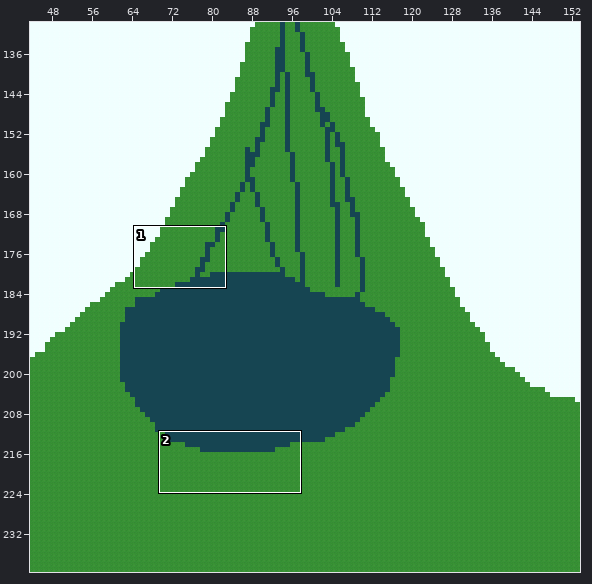
One commit to this Tiled map: maps/005-003-1.tmx. Above, an overview of the earlier version with the close-up marked.
Close-up. First the earlier version:
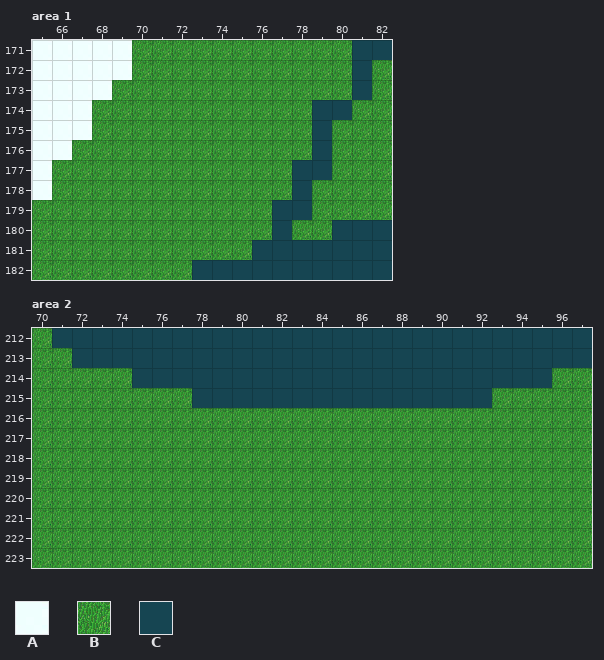
Cells are 32x32 px. Shown: area 1 x 65..82, y 171..182; area 2 x 70..97, y 212..223. The commit also changed other parts of the map, which this record leaves out. Not drawn, because the pictures are missing: unchanged layer "Collision".
Key: from "dev-blocks": A 2, B 3, C 4.
_ is an empty cell.
Layers that did not change in this view are not listed.
Layer "Ground1" before, area 1, first column x 65:
171 AAAAABBBBBBBBBBBCC
172 AAAAABBBBBBBBBBBCB
173 AAAABBBBBBBBBBBBCB
174 AAABBBBBBBBBBBCCBB
175 AAABBBBBBBBBBBCBBB
176 AABBBBBBBBBBBBCBBB
177 ABBBBBBBBBBBBCCBBB
178 ABBBBBBBBBBBBCBBBB
179 BBBBBBBBBBBBCCBBBB
180 BBBBBBBBBBBBCBBCCC
181 BBBBBBBBBBBCCCCCCC
182 BBBBBBBBCCCCCCCCCC
Layer "Ground1" before, area 2, first column x 70:
212 BCCCCCCCCCCCCCCCCCCCCCCCCCCC
213 BBCCCCCCCCCCCCCCCCCCCCCCCCCC
214 BBBBBCCCCCCCCCCCCCCCCCCCCCBB
215 BBBBBBBBCCCCCCCCCCCCCCCBBBBB
216 BBBBBBBBBBBBBBBBBBBBBBBBBBBB
217 BBBBBBBBBBBBBBBBBBBBBBBBBBBB
218 BBBBBBBBBBBBBBBBBBBBBBBBBBBB
219 BBBBBBBBBBBBBBBBBBBBBBBBBBBB
220 BBBBBBBBBBBBBBBBBBBBBBBBBBBB
221 BBBBBBBBBBBBBBBBBBBBBBBBBBBB
222 BBBBBBBBBBBBBBBBBBBBBBBBBBBB
223 BBBBBBBBBBBBBBBBBBBBBBBBBBBB
The same view after the edit:
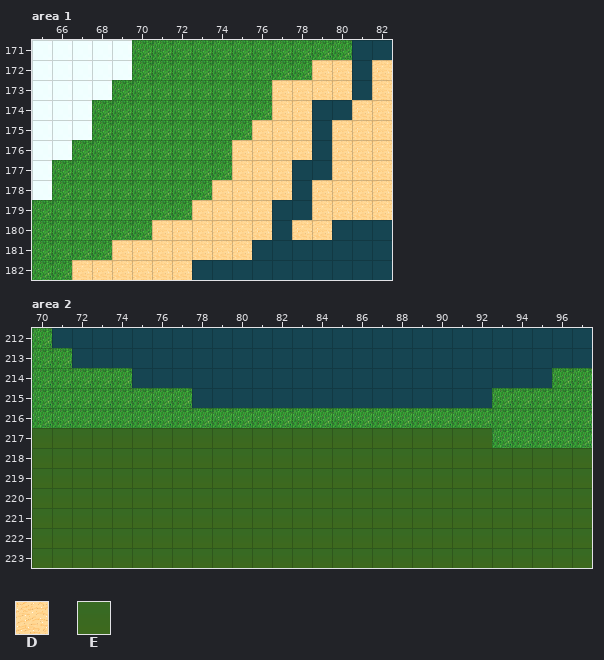
Further tiles: from "dev-blocks": D 1, E 7.
What changed:
{"where": "layer \"Ground1\", area 1"}
{"y":172,"x":79,"old":"BB","new":"DD"}
{"y":172,"x":82,"old":"B","new":"D"}
{"y":173,"x":77,"old":"BBBB","new":"DDDD"}
{"y":173,"x":82,"old":"B","new":"D"}
{"y":174,"x":77,"old":"BB","new":"DD"}
{"y":174,"x":81,"old":"BB","new":"DD"}
{"y":175,"x":76,"old":"BBB","new":"DDD"}
{"y":175,"x":80,"old":"BBB","new":"DDD"}
{"y":176,"x":75,"old":"BBBB","new":"DDDD"}
{"y":176,"x":80,"old":"BBB","new":"DDD"}
{"y":177,"x":75,"old":"BBB","new":"DDD"}
{"y":177,"x":80,"old":"BBB","new":"DDD"}
{"y":178,"x":74,"old":"BBBB","new":"DDDD"}
{"y":178,"x":79,"old":"BBBB","new":"DDDD"}
{"y":179,"x":73,"old":"BBBB","new":"DDDD"}
{"y":179,"x":79,"old":"BBBB","new":"DDDD"}
{"y":180,"x":71,"old":"BBBBBB","new":"DDDDDD"}
{"y":180,"x":78,"old":"BB","new":"DD"}
{"y":181,"x":69,"old":"BBBBBBB","new":"DDDDDDD"}
{"y":182,"x":67,"old":"BBBBBB","new":"DDDDDD"}
{"where": "layer \"Ground1\", area 2"}
{"y":217,"x":70,"old":"BBBBBBBBBBBBBBBBBBBBBBB","new":"EEEEEEEEEEEEEEEEEEEEEEE"}
{"y":218,"x":70,"old":"BBBBBBBBBBBBBBBBBBBBBBBBBBBB","new":"EEEEEEEEEEEEEEEEEEEEEEEEEEEE"}
{"y":219,"x":70,"old":"BBBBBBBBBBBBBBBBBBBBBBBBBBBB","new":"EEEEEEEEEEEEEEEEEEEEEEEEEEEE"}
{"y":220,"x":70,"old":"BBBBBBBBBBBBBBBBBBBBBBBBBBBB","new":"EEEEEEEEEEEEEEEEEEEEEEEEEEEE"}
{"y":221,"x":70,"old":"BBBBBBBBBBBBBBBBBBBBBBBBBBBB","new":"EEEEEEEEEEEEEEEEEEEEEEEEEEEE"}
{"y":222,"x":70,"old":"BBBBBBBBBBBBBBBBBBBBBBBBBBBB","new":"EEEEEEEEEEEEEEEEEEEEEEEEEEEE"}
{"y":223,"x":70,"old":"BBBBBBBBBBBBBBBBBBBBBBBBBBBB","new":"EEEEEEEEEEEEEEEEEEEEEEEEEEEE"}
{"label":"changed","picture_box":[72,60,392,280]}
{"label":"changed","picture_box":[32,428,592,568]}
